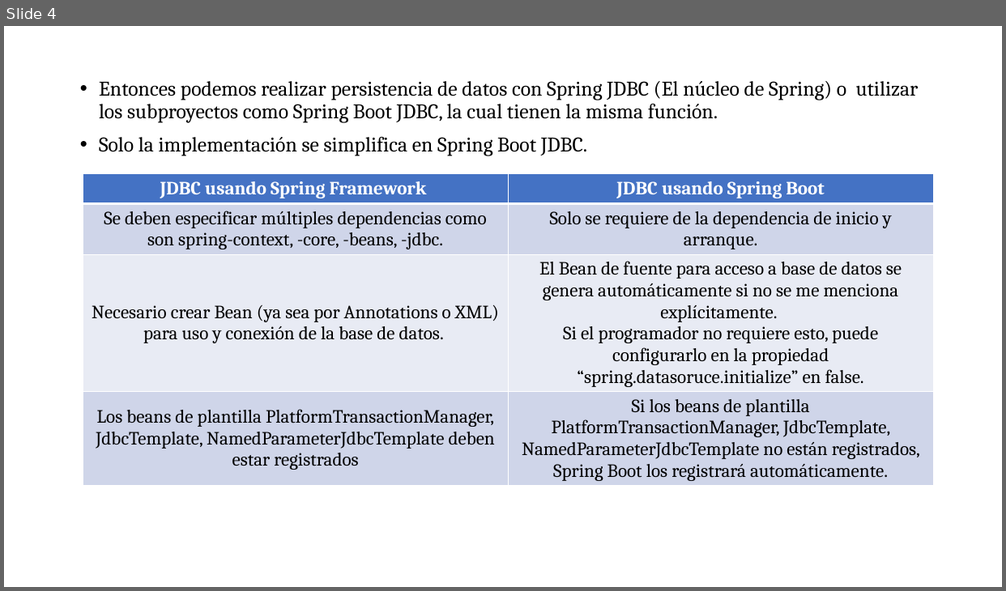
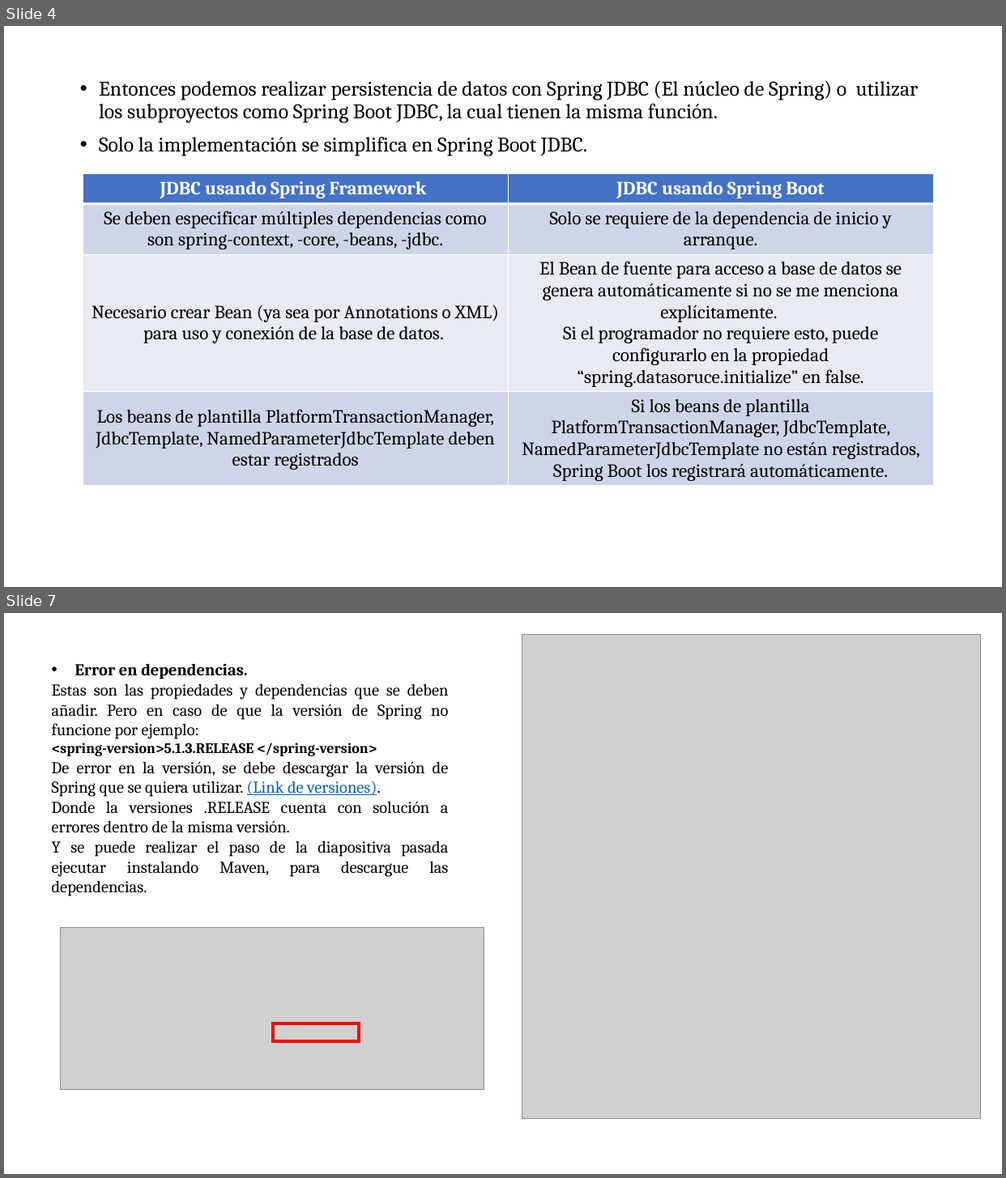
Before and after one commit to soycperez/persistencia-spring-framework, a slide deck: Persistencia con JDBC.pptx. Shown one above the other, each under a label of ours: slide 4 before the commit, slides 4 and 7 after it; the slides between them are not shown. The pictures are 1006x591 and 1006x1178 pixels, drawn with LibreOffice and Linux fonts; fonts in the diff are those of the drawing; grey boxes stand for pictures; background and template pictures are left out. Boxes give left, top, right and bottom in pixels: in the first picture for what was removed or moved away, otherwise in the second. Text is boxed around its words. In the diff, an @@ line names an element or a change of style, - is before the commit and + after.

```diff
--- a/Persistencia con JDBC.pptx
+++ b/Persistencia con JDBC.pptx
@@ slide 7 added at box(4, 613, 1002, 1174), background picture (left out) @@
@@ picture added at box(522, 635, 981, 1119) @@
@@ text added at box(52, 663, 449, 897), 16 pt, text #000000 @@
+• Error en dependencias.
+Estas son las propiedades y dependencias que se deben añadir. Pero en caso de que la versión de Spring no funcione por ejemplo:
+<spring-version>5.1.3.RELEASE </spring-version>
+De error en la versión, se debe descargar la versión de Spring que se quiera utilizar. (Link de versiones).
+Donde la versiones .RELEASE cuenta con solución a errores dentro de la misma versión.
+Y se puede realizar el paso de la diapositiva pasada ejecutar instalando Maven, para descargue las dependencias.
@@ picture added at box(60, 928, 484, 1090) @@
@@ rectangle added at box(273, 1024, 359, 1042), outline #FF0000 3 pt @@
```
Also in this commit, not shown: 3 slides changed, 4 other slides added, 1 slide removed.
